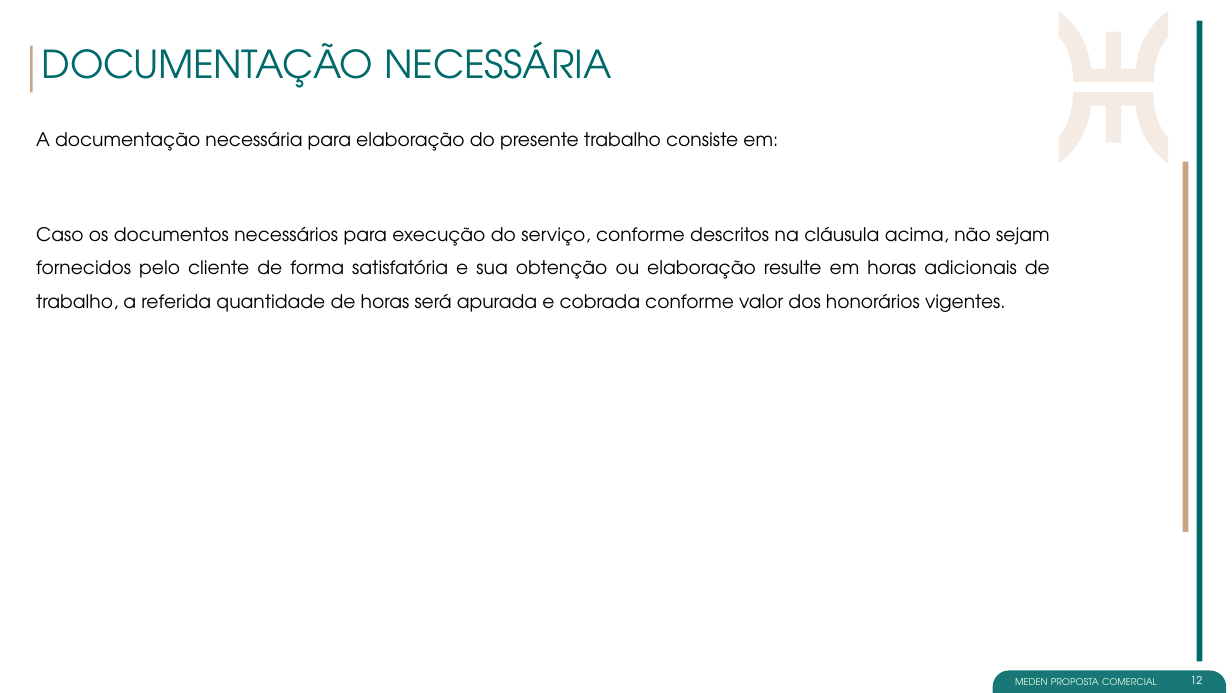
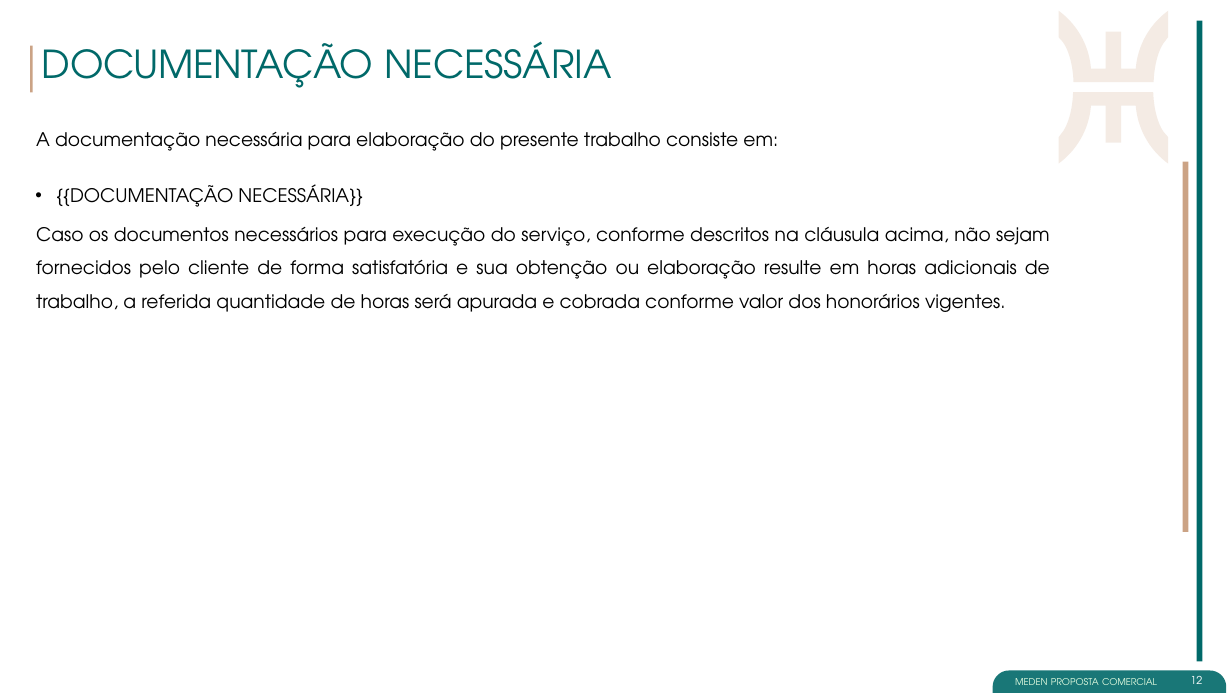
Before and after one commit to lucaspasqualini/proposal-compass-flow, a slide deck: slide 12 of public/templates/proposta_modelo.pptx. Drawn at 1232x693 pixels with LibreOffice and Linux fonts; fonts in the diff are those of the drawing. Boxes give left, top, right and bottom in pixels: in the first picture for what was removed or moved away, otherwise in the second. Text is boxed around its words. In the diff, an @@ line names an element or a change of style, - is before the commit and + after.

```diff
--- a/public/templates/proposta_modelo.pptx
+++ b/public/templates/proposta_modelo.pptx
@@ text at bbox=[56, 184, 363, 207]: paragraph added @@
+• {{DOCUMENTAÇÃO NECESSÁRIA}}
```
